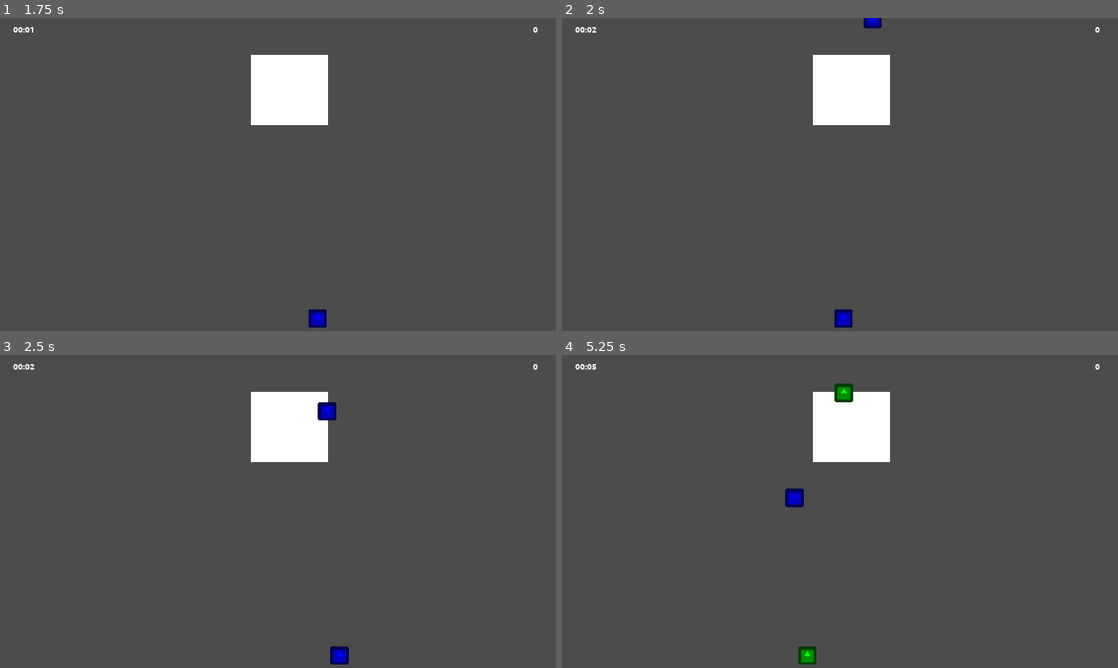
Above: before the commit, frames 1-4 (two rows, left to right).
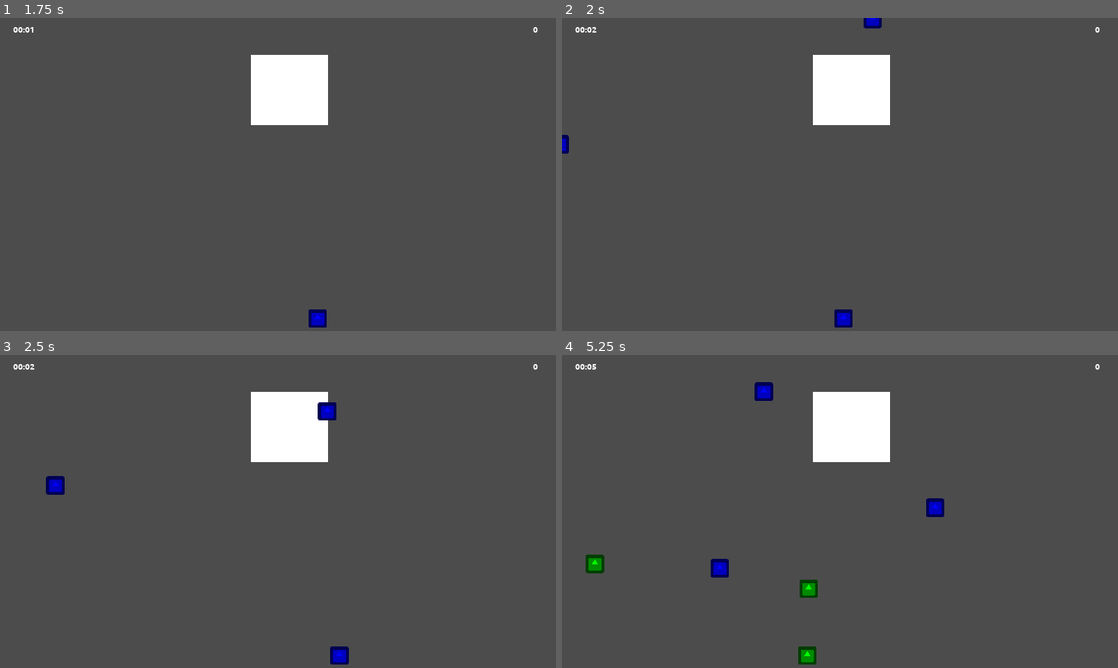
Above: after the commit, the same moments.

Repository: moisesjbc/ludum-dare-53
Game: Godot game, scene res://gameplay/main/main.tscn
Same seed, same stepped clock (60 frames per second), same inputs: the game is played once before the commit and once after it. The engine's default icon, where the game draws it, is replaced by a stand-in: a white triangle on a blue panel in a dark square.
Inputs:
- Up to frame 1 (1.75 s): tap Enter at 0.5 s; hold Right (ui_right) 0.53-1.28 s; tap Space at 0.77, 1.52 s; hold Left (ui_left) from 1.28 s (still down)
- Up to frame 2 (2 s): keep holding Left (ui_left)
- Up to frame 3 (2.5 s): release Left (ui_left) at 2.03 s; hold Right (ui_right) from 2.03 s (still down)
- Up to frame 4 (5.25 s): tap Space at 3.02, 3.77, 4.52 s; release Right (ui_right) at 3.53 s; hold Left (ui_left) from 3.53 s (still down)

Frame 1 is identical in both runs. In frame 2, less than 0.1% of the frame differs, in the area x 0-2%, y 37-44%; in frame 3, 0.2%; in frame 4, 1.4%, in the area x 4-69%, y 8-78%.

Commit message:
Increase box generation quantity

Diff:
--- a/godot-project/gameplay/box_generator/box_generator.gd
+++ b/godot-project/gameplay/box_generator/box_generator.gd
@@ -15,12 +15,12 @@
 
 func start_spawn_timer():
 	var random_time = min_spawn_time + randf() * (max_spawn_time - min_spawn_time)
-	print("random_time", random_time)
 	$respawn_timer.start(random_time)
 
 
 func _on_respawn_timer_timeout():
-	spawn_box()
+	for i in range(0, 2):
+		spawn_box()
 	start_spawn_timer()
 
 
